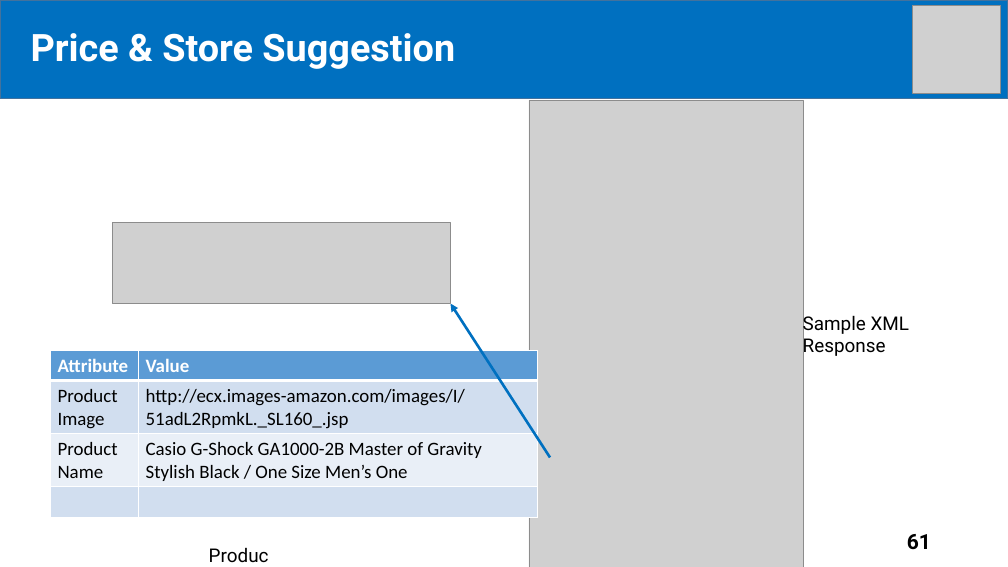
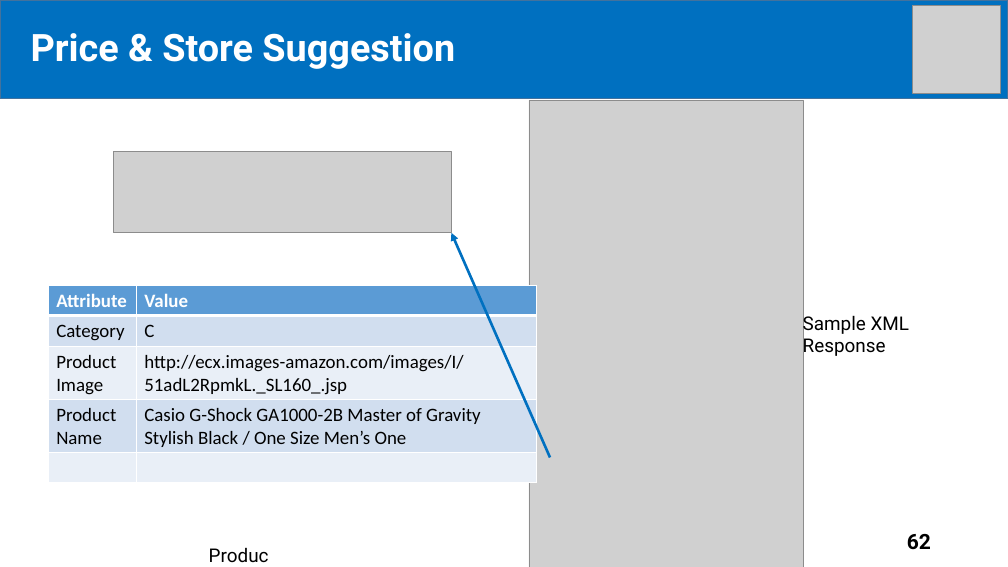
Before and after one commit to tiendan3108/CP, a slide deck: slide 62 of Source/Presentation/PreFinalPresentation.pptx (slide 61 before the commit). Drawn at 1008x567 pixels with LibreOffice and Linux fonts; fonts in the diff are those of the drawing; grey boxes stand for pictures. Boxes give left, top, right and bottom in pixels: in the first picture for what was removed or moved away, otherwise in the second. Text is boxed around its words. In the diff, an @@ line names an element or a change of style, - is before the commit and + after.

```diff
--- a/Source/Presentation/PreFinalPresentation.pptx
+++ b/Source/Presentation/PreFinalPresentation.pptx
@@ picture: place and size @@
-picture at <box>112,222,451,303</box>
+picture at <box>113,151,452,232</box>
@@ arrow moved from (551, 457) - (451, 304) to (551, 457) - (451, 233) @@
@@ table at <box>48,286,537,483</box> @@
+row 2: Category | C
@@ table: place and size @@
-table at <box>50,350,538,517</box>
+table at <box>48,286,537,483</box>
@@ page number at <box>907,534,931,550</box>: text changed @@
-61
+62
```
Also in this commit, not shown: 16 other slides changed, 5 slides added.
